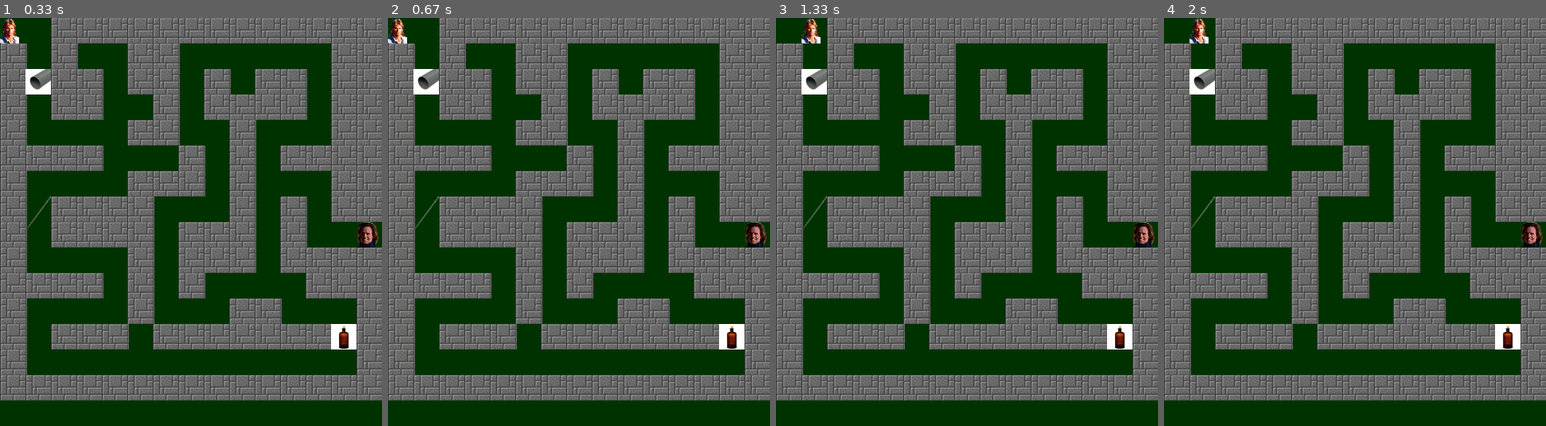
Above: before the commit, frames 1-4 (left to right).
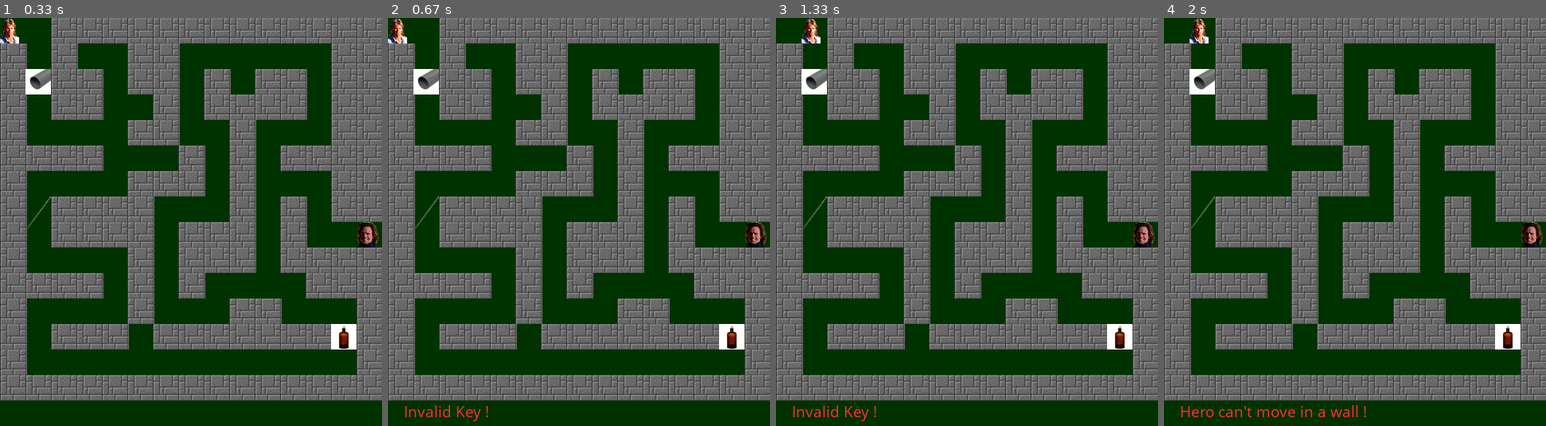
Above: after the commit, the same moments.

Repository: MaryOC2577/Projet-3
Game: pygame game, started from maze/__main__.py
Same seed, same stepped clock (60 frames per second), same inputs: the game is played once before the commit and once after it.
Inputs:
- Up to frame 1 (0.33 s): no input
- Up to frame 2 (0.67 s): tap Enter at 0.33 s
- Up to frame 3 (1.33 s): hold Right 0.67-1.13 s; hold Up from 1.17 s (still down)
- Up to frame 4 (2 s): release Up at 1.47 s; hold Right 1.5-1.97 s

Frame 1 is identical in both runs. In frame 2, 0.2% of the frame differs, in the area x 4-27%, y 94-99%; in frame 3, 0.2%; in frame 4, 0.5%, in the area x 4-53%, y 94-98%.

Commit message:
General update

Diff:
--- a/maze/application.py
+++ b/maze/application.py
@@ -24,4 +24,4 @@
         while self.keys.pressed_key != "exit":
             self.view.display(self.maze)
             self.keys.check_keys()
-            self.maze.update(self.keys.pressed_key)
+            self.maze.update(self.keys.pressed_key, self.view)
--- a/maze/config.py
+++ b/maze/config.py
@@ -11,3 +11,5 @@
 IMG_DIR = DATA_DIR / "img"
 
 SPRITE_SIZE = 32
+
+FRAMES_PER_SECOND = 30
--- a/maze/model/mymaze.py
+++ b/maze/model/mymaze.py
@@ -75,22 +75,22 @@
             )
             del self.items[items_positions.index(self.hero.position)]
 
-    def check_guardian(self):
+    def check_guardian(self, view):
         """Inventory complete."""
         if self.hero.position == self.guardian:
             if self.hero.inventory == ["*", "*", "*"]:
                 self.messages.set_message("You win !")
-                self.exit_maze()
             else:
                 self.messages.set_message("You loose !")
-                self.exit_maze()
+            self.exit_maze(view)
 
-    def exit_maze(self):
+    def exit_maze(self, view):
         """Leave the maze."""
+        view.exit()
         sys.exit()
 
-    def update(self, pressed_key):
+    def update(self, pressed_key, view):
         """Update hero postion."""
         self.hero.moves(pressed_key)
         self.check_inventory()
-        self.check_guardian()
+        self.check_guardian(view)
--- a/maze/view/console.py
+++ b/maze/view/console.py
@@ -1,5 +1,6 @@
 """CLI view."""
 
+import time
 from os import system
 
 
@@ -56,3 +57,7 @@
         for message in maze.messages:
             print(message)
         maze.messages.clear()
+
+    def exit(self):
+        """Exit."""
+        time.sleep(2)
--- a/maze/view/pygame.py
+++ b/maze/view/pygame.py
@@ -27,7 +27,8 @@
         self.tube = pygame.image.load(str(config.IMG_DIR / "tube.png"))
 
         self.clock = pygame.time.Clock()
-        self.timer = 2000
+        self.timer = 0
+        self.message = ""
 
     def display(self, maze):
         """Main method."""
@@ -35,7 +36,7 @@
         self.display_maze(maze)
         self.display_messages(maze)
         pygame.display.flip()
-        self.clock.tick(30)
+        self.clock.tick(config.FRAMES_PER_SECOND)
 
     def display_maze(self, maze):
         """Display the maze."""
@@ -77,10 +78,18 @@
 
     def display_messages(self, maze):
         """Display the messages."""
-        if maze.messages.exists() is True:
-            text = self.font.render(
-                maze.messages.get_message(), True, (250, 50, 50)
-            )
-            timer = pygame.time.get_ticks() - self.timer
-            if timer < self.timer and timer < 0:
-                self.screen.blit(text, (20, 480))
+        if self.timer > config.FRAMES_PER_SECOND or maze.messages.exists():
+            self.timer = 0
+            self.message = maze.messages.get_message()
+        else:
+            self.timer += 1
+        text = self.font.render(self.message, True, (250, 50, 50))
+
+        self.screen.blit(text, (20, 480))
+
+    def exit(self, maze):
+        """Exit."""
+
+        pygame.time.wait(2000)
+
+        pygame.quit()
